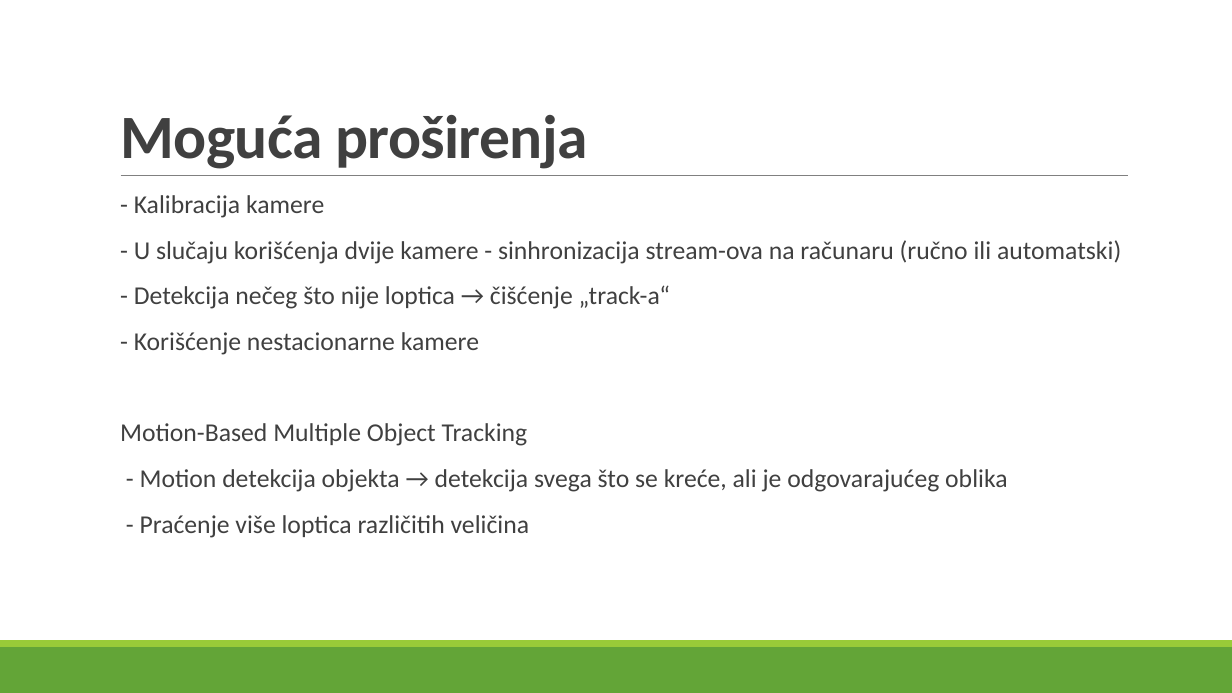
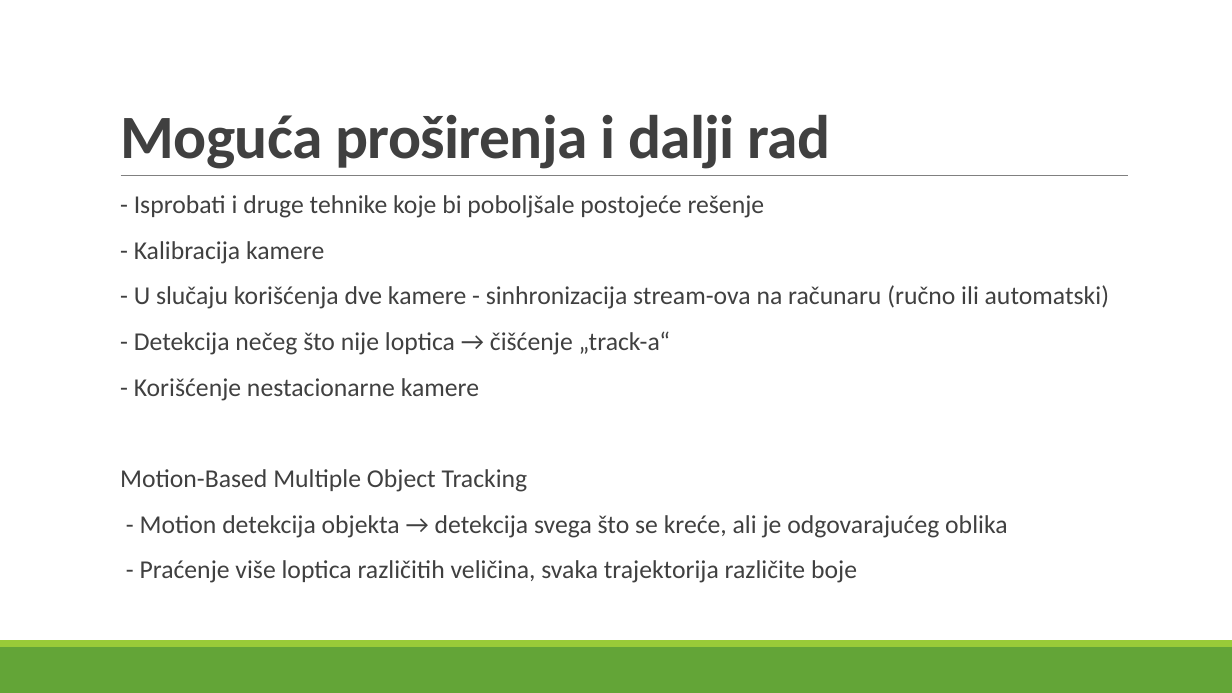
Before and after one commit to ckraisnikovic/softComputing, a slide deck: slide 19 of Detekcija i praćenje golf loptice na golf terenu.pptx (slide 15 before the commit). Drawn at 1232x693 pixels with LibreOffice and Linux fonts; fonts in the diff are those of the drawing. Boxes give left, top, right and bottom in pixels: in the first picture for what was removed or moved away, otherwise in the second. Text is boxed around its words. In the diff, an @@ line names an element or a change of style, - is before the commit and + after.

```diff
--- a/Detekcija i praćenje golf loptice na golf terenu.pptx
+++ b/Detekcija i praćenje golf loptice na golf terenu.pptx
@@ title at (x1=120, y1=115, x2=831, y2=169): text changed @@
-Moguća proširenja
+Moguća proširenja i dalji rad
@@ text at (x1=134, y1=195, x2=765, y2=218): paragraph added @@
+  - Isprobati i druge tehnike koje bi poboljšale postojeće rešenje
@@ text at (x1=134, y1=285, x2=1109, y2=309): text changed @@
-  - U slučaju korišćenja dvije kamere - sinhronizacija stream-ova na računaru (ručno ili automatski)
+  - U slučaju korišćenja dve kamere - sinhronizacija stream-ova na računaru (ručno ili automatski)
@@ text at (x1=140, y1=560, x2=857, y2=583): text changed @@
-  - Praćenje više loptica različitih veličina
+  - Praćenje više loptica različitih veličina, svaka trajektorija različite boje
```
Also in this commit, not shown: 12 other slides changed, 4 slides added.
